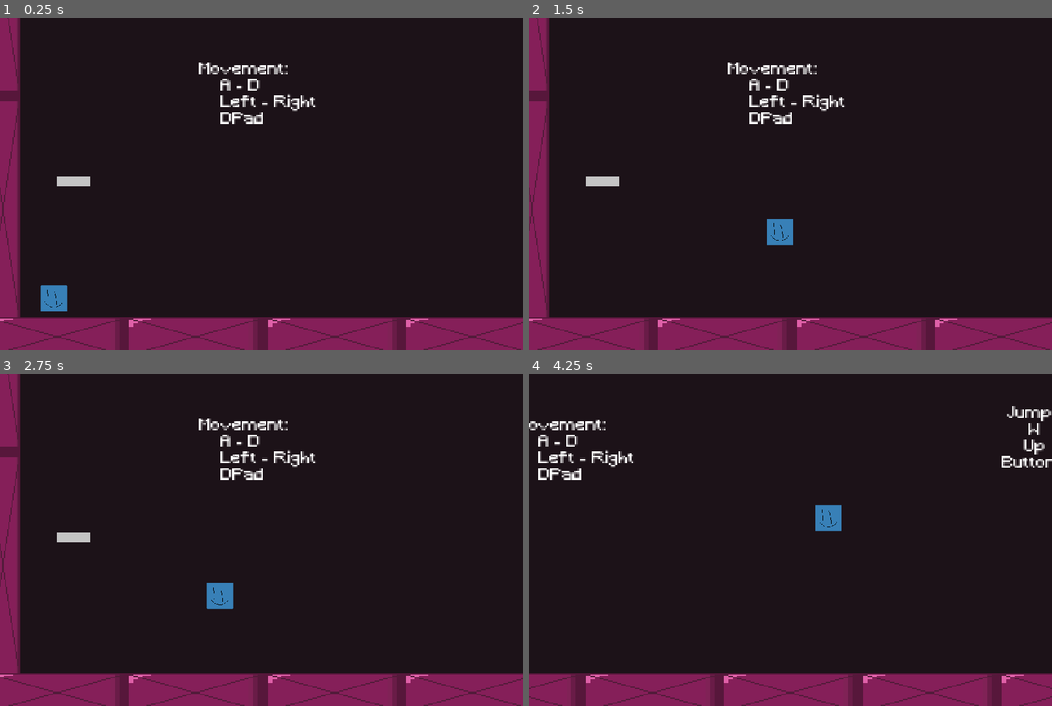
Above: before the commit, frames 1-4 (two rows, left to right).
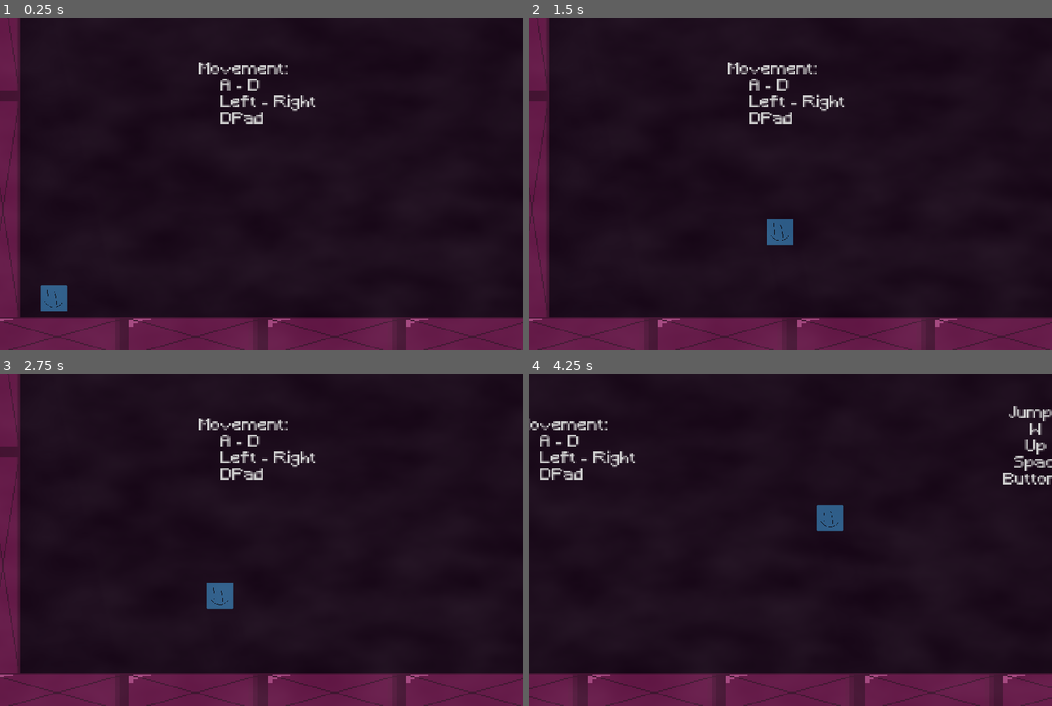
Above: after the commit, the same moments.

Repository: kaitabuchi314/virus_attack
Game: Godot game, scene res://levels/main.tscn
Same seed, same stepped clock (60 frames per second), same inputs: the game is played once before the commit and once after it.
Inputs:
- Up to frame 1 (0.25 s): no input
- Up to frame 2 (1.5 s): tap Enter at 0.5 s; hold Right (right) from 0.53 s (still down); tap Up (jump) at 0.77 s
- Up to frame 3 (2.75 s): tap Up (jump) at 1.52 s; release Right (right) at 2.03 s; hold Left (left) from 2.03 s (still down)
- Up to frame 4 (4.25 s): release Left (left) at 2.78 s; hold Right (right) from 2.78 s (still down); tap Up (jump) at 3.02, 3.77 s

The runs differ from the first frame. In frame 1, 12% of the frame differs, in the area x 0-100%, y 0-100%; in frame 2, 12%; in frame 3, 12%; in frame 4, 10%.

Commit message:
add level 1

Diff:
--- a/levels/a1.tscn
+++ b/levels/a1.tscn
@@ -1,8 +1,9 @@
-[gd_scene load_steps=6 format=3 uid="uid://l832atqxie0l"]
+[gd_scene load_steps=7 format=3 uid="uid://l832atqxie0l"]
 
 [ext_resource type="PackedScene" uid="uid://cj1dm24prey8t" path="res://prefabs/player.tscn" id="1_4f0ky"]
 [ext_resource type="PackedScene" uid="uid://ch76dymao0rkr" path="res://prefabs/platform.tscn" id="2_2fr7t"]
-[ext_resource type="Texture2D" uid="uid://baebpt0qfhsal" path="res://graphics/bg.png" id="4_pfocf"]
+[ext_resource type="Texture2D" uid="uid://bsvf5g57h7dwb" path="res://prefabs/595FAD8C-E33F-4E12-A974-9B2D043A2BA3.png.eac9bd8cac80378692e4115553790af8.png" id="3_5y7cc"]
+[ext_resource type="Script" path="res://levels/setpos.gd" id="4_laupt"]
 [ext_resource type="FontFile" uid="uid://bjg0pw2gwn2t1" path="res://graphics/Minecraft.ttf" id="5_xaxt0"]
 [ext_resource type="PackedScene" uid="uid://tpln3brreemj" path="res://prefabs/next.tscn" id="7_tat7b"]
 
@@ -77,24 +78,22 @@
 thisLevel = "a1.tscn"
 
 [node name="Camera2D" type="Camera2D" parent="player"]
+position = Vector2(-4, -4.04688)
 limit_left = 25
 limit_top = 0
 limit_right = 2606
 limit_bottom = 769
 position_smoothing_enabled = true
 
+[node name="Sprite2D2" type="Sprite2D" parent="player/Camera2D" node_paths=PackedStringArray("follow")]
+visible = false
+scale = Vector2(0.36, 0.412)
+texture = ExtResource("3_5y7cc")
+script = ExtResource("4_laupt")
+follow = NodePath("..")
+
 [node name="next" parent="." instance=ExtResource("7_tat7b")]
 position = Vector2(1386, -63)
-
-[node name="Sprite2D" type="Sprite2D" parent="."]
-z_index = -5
-texture_filter = 1
-texture_repeat = 2
-position = Vector2(643, 407)
-rotation = -3.14159
-scale = Vector2(80.1395, -24.151)
-texture = ExtResource("4_pfocf")
-region_rect = Rect2(0.589722, 0.442902, 60.5001, 61.6)
 
 [node name="RichTextLabel" type="RichTextLabel" parent="."]
 texture_filter = 1
@@ -122,6 +121,7 @@
 text = "	Jump:
 		W
 	   Up
+     Space
    Button A"
 fit_content = true
 autowrap_mode = 0
--- a/levels/a2.tscn
+++ b/levels/a2.tscn
@@ -1,7 +1,8 @@
-[gd_scene load_steps=6 format=3 uid="uid://b83s1hubuv1tt"]
+[gd_scene load_steps=7 format=3 uid="uid://b83s1hubuv1tt"]
 
 [ext_resource type="PackedScene" uid="uid://ch76dymao0rkr" path="res://prefabs/platform.tscn" id="1_0fu7h"]
-[ext_resource type="Texture2D" uid="uid://baebpt0qfhsal" path="res://graphics/bg.png" id="2_bd0hk"]
+[ext_resource type="Texture2D" uid="uid://bsvf5g57h7dwb" path="res://prefabs/595FAD8C-E33F-4E12-A974-9B2D043A2BA3.png.eac9bd8cac80378692e4115553790af8.png" id="3_2nif5"]
+[ext_resource type="Script" path="res://levels/setpos.gd" id="4_to5ql"]
 [ext_resource type="FontFile" uid="uid://bjg0pw2gwn2t1" path="res://graphics/Minecraft.ttf" id="5_6boae"]
 [ext_resource type="PackedScene" uid="uid://cj1dm24prey8t" path="res://prefabs/player.tscn" id="6_6p5x7"]
 [ext_resource type="PackedScene" uid="uid://tpln3brreemj" path="res://prefabs/next.tscn" id="7_dtuwf"]
@@ -83,18 +84,15 @@
 limit_bottom = 769
 position_smoothing_enabled = true
 
+[node name="Sprite2D" type="Sprite2D" parent="player/Camera2D" node_paths=PackedStringArray("follow")]
+visible = false
+scale = Vector2(0.387003, 0.472442)
+texture = ExtResource("3_2nif5")
+script = ExtResource("4_to5ql")
+follow = NodePath("..")
+
 [node name="next" parent="." instance=ExtResource("7_dtuwf")]
 position = Vector2(1386, -63)
-
-[node name="Sprite2D" type="Sprite2D" parent="."]
-z_index = -5
-texture_filter = 1
-texture_repeat = 2
-position = Vector2(643, 407)
-rotation = -3.14159
-scale = Vector2(80.1395, -24.151)
-texture = ExtResource("2_bd0hk")
-region_rect = Rect2(0.589722, 0.442902, 60.5001, 61.6)
 
 [node name="RichTextLabel2" type="RichTextLabel" parent="."]
 texture_filter = 1
--- a/levels/a3.tscn
+++ b/levels/a3.tscn
@@ -1,9 +1,10 @@
-[gd_scene load_steps=7 format=3 uid="uid://bk3y6w5mofhv4"]
+[gd_scene load_steps=8 format=3 uid="uid://bk3y6w5mofhv4"]
 
 [ext_resource type="PackedScene" uid="uid://ch76dymao0rkr" path="res://prefabs/platform.tscn" id="1_c12iv"]
 [ext_resource type="PackedScene" uid="uid://cj1dm24prey8t" path="res://prefabs/player.tscn" id="2_1d70h"]
 [ext_resource type="PackedScene" uid="uid://tpln3brreemj" path="res://prefabs/next.tscn" id="3_0rcw1"]
-[ext_resource type="Texture2D" uid="uid://baebpt0qfhsal" path="res://graphics/bg.png" id="4_u5836"]
+[ext_resource type="Texture2D" uid="uid://bsvf5g57h7dwb" path="res://prefabs/595FAD8C-E33F-4E12-A974-9B2D043A2BA3.png.eac9bd8cac80378692e4115553790af8.png" id="3_522xs"]
+[ext_resource type="Script" path="res://levels/setpos.gd" id="4_qhndr"]
 [ext_resource type="FontFile" uid="uid://bjg0pw2gwn2t1" path="res://graphics/Minecraft.ttf" id="5_unjhu"]
 [ext_resource type="PackedScene" uid="uid://dhxe0eqca38aj" path="res://prefabs/spike.tscn" id="6_mxpsa"]
 
@@ -68,18 +69,15 @@
 limit_bottom = 769
 position_smoothing_enabled = true
 
+[node name="Sprite2D" type="Sprite2D" parent="player/Camera2D" node_paths=PackedStringArray("follow")]
+visible = false
+scale = Vector2(0.387003, 0.472442)
+texture = ExtResource("3_522xs")
+script = ExtResource("4_qhndr")
+follow = NodePath("..")
+
 [node name="next" parent="." instance=ExtResource("3_0rcw1")]
 position = Vector2(1386, -63)
-
-[node name="Sprite2D" type="Sprite2D" parent="."]
-z_index = -5
-texture_filter = 1
-texture_repeat = 2
-position = Vector2(643, 407)
-rotation = -3.14159
-scale = Vector2(80.1395, -24.151)
-texture = ExtResource("4_u5836")
-region_rect = Rect2(0.589722, 0.442902, 60.5001, 61.6)
 
 [node name="RichTextLabel2" type="RichTextLabel" parent="."]
 texture_filter = 1
@@ -94,16 +92,16 @@
 autowrap_mode = 0
 
 [node name="spike" parent="." instance=ExtResource("6_mxpsa")]
-position = Vector2(1891, 686)
+position = Vector2(1891, 691)
 
 [node name="spike2" parent="." instance=ExtResource("6_mxpsa")]
-position = Vector2(1959, 686)
+position = Vector2(1959, 691)
 
 [node name="spike3" parent="." instance=ExtResource("6_mxpsa")]
 position = Vector2(2026, 691)
 
 [node name="spike4" parent="." instance=ExtResource("6_mxpsa")]
-position = Vector2(1826, 686)
+position = Vector2(1826, 691)
 
 [node name="spike5" parent="." instance=ExtResource("6_mxpsa")]
 position = Vector2(1756, 691)
--- a/levels/a4.tscn
+++ b/levels/a4.tscn
@@ -3,10 +3,10 @@
 [ext_resource type="PackedScene" uid="uid://ch76dymao0rkr" path="res://prefabs/platform.tscn" id="1_fdnxn"]
 [ext_resource type="PackedScene" uid="uid://cj1dm24prey8t" path="res://prefabs/player.tscn" id="2_rxlmi"]
 [ext_resource type="PackedScene" uid="uid://tpln3brreemj" path="res://prefabs/next.tscn" id="3_rnm0m"]
-[ext_resource type="Texture2D" uid="uid://baebpt0qfhsal" path="res://graphics/bg.png" id="4_wikkk"]
 [ext_resource type="PackedScene" uid="uid://cnss4mclltbsy" path="res://prefabs/virus.tscn" id="6_v5j0f"]
 [ext_resource type="PackedScene" uid="uid://dhxe0eqca38aj" path="res://prefabs/spike.tscn" id="6_vppxp"]
 [ext_resource type="PackedScene" uid="uid://dgpyiggjdky1h" path="res://prefabs/antivirus.tscn" id="7_0jx2a"]
+[ext_resource type="Texture2D" uid="uid://bsvf5g57h7dwb" path="res://prefabs/595FAD8C-E33F-4E12-A974-9B2D043A2BA3.png.eac9bd8cac80378692e4115553790af8.png" id="7_7glq2"]
 
 [node name="Node2D" type="Node2D"]
 process_mode = 1
@@ -20,16 +20,6 @@
 
 [node name="next" parent="." instance=ExtResource("3_rnm0m")]
 position = Vector2(-6, 13)
-
-[node name="bg" type="Sprite2D" parent="."]
-z_index = -5
-texture_filter = 1
-texture_repeat = 2
-position = Vector2(643, 407)
-rotation = -3.14159
-scale = Vector2(80.1395, -24.151)
-texture = ExtResource("4_wikkk")
-region_rect = Rect2(0.589722, 0.442902, 60.5001, 61.6)
 
 [node name="level" type="Node2D" parent="."]
 
@@ -127,3 +117,9 @@
 [node name="antivirus" parent="." node_paths=PackedStringArray("body") instance=ExtResource("7_0jx2a")]
 position = Vector2(422, 551)
 body = NodePath("../player")
+
+[node name="Sprite2D" type="Sprite2D" parent="."]
+visible = false
+position = Vector2(582, 380)
+scale = Vector2(0.387003, 0.472442)
+texture = ExtResource("7_7glq2")
--- a/levels/main.tscn
+++ b/levels/main.tscn
@@ -1,7 +1,66 @@
-[gd_scene load_steps=2 format=3 uid="uid://dlqpcskjvvdpx"]
+[gd_scene load_steps=6 format=3 uid="uid://dlqpcskjvvdpx"]
 
 [ext_resource type="PackedScene" uid="uid://l832atqxie0l" path="res://levels/a1.tscn" id="1_7pbj0"]
 
+[sub_resource type="Environment" id="Environment_mruaa"]
+background_mode = 1
+background_color = Color(0.188235, 0.0862745, 0.203922, 1)
+background_energy_multiplier = 1.13
+ambient_light_energy = 0.0
+tonemap_mode = 3
+tonemap_exposure = 1.94
+ssr_enabled = true
+ssr_fade_in = 0.819622
+ssao_enabled = true
+ssao_power = 1.78381
+ssil_enabled = true
+ssil_radius = 6.01
+sdfgi_enabled = true
+glow_enabled = true
+glow_bloom = 0.8
+fog_enabled = true
+fog_light_energy = 1.2
+fog_sun_scatter = 0.45
+fog_density = 0.3135
+volumetric_fog_enabled = true
+volumetric_fog_density = 0.221
+
+[sub_resource type="CameraAttributesPractical" id="CameraAttributesPractical_usp6k"]
+exposure_multiplier = 1.155
+auto_exposure_enabled = true
+
+[sub_resource type="FastNoiseLite" id="FastNoiseLite_5bbcn"]
+frequency = 0.065
+fractal_octaves = 10
+fractal_gain = 0.41
+
+[sub_resource type="NoiseTexture2D" id="NoiseTexture2D_ap7m7"]
+in_3d_space = true
+seamless = true
+seamless_blend_skirt = 0.189
+noise = SubResource("FastNoiseLite_5bbcn")
+
 [node name="main" type="Node2D"]
 
+[node name="CanvasModulate" type="CanvasModulate" parent="."]
+color = Color(0.74902, 0.74902, 0.74902, 1)
+
 [node name="Node2D" parent="." instance=ExtResource("1_7pbj0")]
+
+[node name="WorldEnvironment" type="WorldEnvironment" parent="."]
+environment = SubResource("Environment_mruaa")
+camera_attributes = SubResource("CameraAttributesPractical_usp6k")
+
+[node name="DirectionalLight2D" type="DirectionalLight2D" parent="."]
+rotation = -0.218166
+energy = 0.1
+shadow_enabled = true
+shadow_color = Color(0.141176, 0.0156863, 0.215686, 1)
+shadow_filter = 1
+shadow_filter_smooth = 1.3
+
+[node name="Sprite2D" type="Sprite2D" parent="."]
+modulate = Color(1, 1, 1, 0.0823529)
+position = Vector2(1626, 1047)
+scale = Vector2(13.7861, 7.93945)
+texture = SubResource("NoiseTexture2D_ap7m7")
--- /dev/null
+++ b/levels/setpos.gd
@@ -0,0 +1,11 @@
+extends Sprite2D
+
+@export var follow : Camera2D
+# Called when the node enters the scene tree for the first time.
+func _ready():
+	pass # Replace with function body.
+
+
+# Called every frame. 'delta' is the elapsed time since the previous frame.
+func _process(delta):
+	position = follow.get_global_transform().get_origin()
--- a/prefabs/antivirus.tscn
+++ b/prefabs/antivirus.tscn
@@ -1,12 +1,18 @@
-[gd_scene load_steps=3 format=3 uid="uid://dgpyiggjdky1h"]
+[gd_scene load_steps=4 format=3 uid="uid://dgpyiggjdky1h"]
 
 [ext_resource type="Texture2D" uid="uid://435dlcsubiuc" path="res://graphics/antivirus.png" id="1_niogs"]
 [ext_resource type="Script" path="res://prefabs/follow.gd" id="2_g67kh"]
+
+[sub_resource type="OccluderPolygon2D" id="OccluderPolygon2D_jrs26"]
+polygon = PackedVector2Array(-78, -334, -76, -386, 52, -384, 80, -356, 80, -68, -80, -68)
 
 [node name="antivirus" type="Node2D"]
 scale = Vector2(0.5, 0.5)
 script = ExtResource("2_g67kh")
 offset = Vector2(-3, 1)
+
+[node name="LightOccluder2D" type="LightOccluder2D" parent="."]
+occluder = SubResource("OccluderPolygon2D_jrs26")
 
 [node name="Sprite2D" type="Sprite2D" parent="."]
 modulate = Color(1, 1, 1, 0.419608)
--- a/prefabs/platform.tscn
+++ b/prefabs/platform.tscn
@@ -1,11 +1,17 @@
-[gd_scene load_steps=3 format=3 uid="uid://ch76dymao0rkr"]
+[gd_scene load_steps=4 format=3 uid="uid://ch76dymao0rkr"]
 
 [ext_resource type="Texture2D" uid="uid://duubyvpkeb4rr" path="res://graphics/platform-a.png" id="1_c2qkf"]
+
+[sub_resource type="OccluderPolygon2D" id="OccluderPolygon2D_1khb5"]
+polygon = PackedVector2Array(-16, -16, 16, -16, 16, 16, -16, 16)
 
 [sub_resource type="RectangleShape2D" id="RectangleShape2D_ub7rt"]
 size = Vector2(32, 32)
 
 [node name="platform" type="StaticBody2D"]
+
+[node name="LightOccluder2D" type="LightOccluder2D" parent="."]
+occluder = SubResource("OccluderPolygon2D_1khb5")
 
 [node name="CollisionShape2D" type="CollisionShape2D" parent="."]
 shape = SubResource("RectangleShape2D_ub7rt")
--- a/prefabs/player.tscn
+++ b/prefabs/player.tscn
@@ -1,7 +1,10 @@
-[gd_scene load_steps=4 format=3 uid="uid://cj1dm24prey8t"]
+[gd_scene load_steps=5 format=3 uid="uid://cj1dm24prey8t"]
 
 [ext_resource type="Texture2D" uid="uid://cc6oxx6cdse3" path="res://graphics/player.png" id="1_a54h0"]
 [ext_resource type="Script" path="res://prefabs/movement.gd" id="1_t8vlm"]
+
+[sub_resource type="OccluderPolygon2D" id="OccluderPolygon2D_upf2c"]
+polygon = PackedVector2Array(-32, -32, 32, -32, 32, 32, -32, 32)
 
 [sub_resource type="RectangleShape2D" id="RectangleShape2D_wfgkw"]
 size = Vector2(64, 64)
@@ -10,6 +13,9 @@
 position = Vector2(588, 314)
 script = ExtResource("1_t8vlm")
 
+[node name="LightOccluder2D" type="LightOccluder2D" parent="."]
+occluder = SubResource("OccluderPolygon2D_upf2c")
+
 [node name="CollisionShape2D" type="CollisionShape2D" parent="."]
 shape = SubResource("RectangleShape2D_wfgkw")
 
--- a/prefabs/spike.tscn
+++ b/prefabs/spike.tscn
@@ -1,8 +1,14 @@
-[gd_scene load_steps=2 format=3 uid="uid://dhxe0eqca38aj"]
+[gd_scene load_steps=3 format=3 uid="uid://dhxe0eqca38aj"]
 
 [ext_resource type="Texture2D" uid="uid://ty30uutneoh4" path="res://graphics/spike.png" id="1_3h4nf"]
 
+[sub_resource type="OccluderPolygon2D" id="OccluderPolygon2D_gn6gf"]
+polygon = PackedVector2Array(-1, -32, 32, 32, -32, 32)
+
 [node name="spike" type="StaticBody2D"]
+
+[node name="LightOccluder2D" type="LightOccluder2D" parent="."]
+occluder = SubResource("OccluderPolygon2D_gn6gf")
 
 [node name="Sprite2D" type="Sprite2D" parent="."]
 texture_filter = 1
--- a/prefabs/virus.tscn
+++ b/prefabs/virus.tscn
@@ -1,11 +1,18 @@
-[gd_scene load_steps=3 format=3 uid="uid://cnss4mclltbsy"]
+[gd_scene load_steps=4 format=3 uid="uid://cnss4mclltbsy"]
 
 [ext_resource type="Script" path="res://prefabs/virus.gd" id="1_sfjbv"]
 [ext_resource type="Texture2D" uid="uid://ci4w52mlkxb1a" path="res://graphics/virus.png" id="1_ybc71"]
 
+[sub_resource type="OccluderPolygon2D" id="OccluderPolygon2D_3ilnc"]
+polygon = PackedVector2Array(-78, -334, -76, -386, 52, -382, 80, -356, 80, -68, -80, -68)
+
 [node name="virus" type="Node2D"]
 scale = Vector2(0.5, 0.5)
 script = ExtResource("1_sfjbv")
+
+[node name="LightOccluder2D" type="LightOccluder2D" parent="."]
+position = Vector2(0, 228)
+occluder = SubResource("OccluderPolygon2D_3ilnc")
 
 [node name="Sprite2D" type="Sprite2D" parent="."]
 modulate = Color(1, 1, 1, 0.435294)
--- a/project.godot
+++ b/project.godot
@@ -66,5 +66,5 @@
 
 [rendering]
 
-renderer/rendering_method="gl_compatibility"
 renderer/rendering_method.mobile="gl_compatibility"
+environment/defaults/default_clear_color=Color(0.0862745, 0.0196078, 0.0862745, 1)
Binary file added: prefabs/595FAD8C-E33F-4E12-A974-9B2D043A2BA3.png.eac9bd8cac80378692e4115553790af8.png
Not shown, added: prefabs/595FAD8C-E33F-4E12-A974-9B2D043A2BA3.png.eac9bd8cac80378692e4115553790af8.png.import
